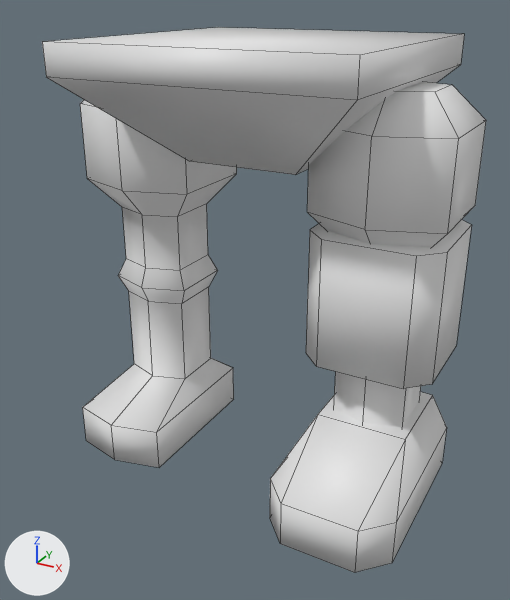
What one commit did to the Blender file 3D/mechs/lower/mech_lower_001.blend.
One viewpoint serves both versions: a 50 mm camera at (2.24, -4.27, 3.35) aimed at (-0.03, -0.15, 1.29). Arrows for +X, +Y and +Z are at lower left; the lights stay in place. Mesh edges are drawn as thin lines.

In view in the first picture: 'mech_lower_001', 'mech_lower_001_foot', 'mech_lower_001_knee'.
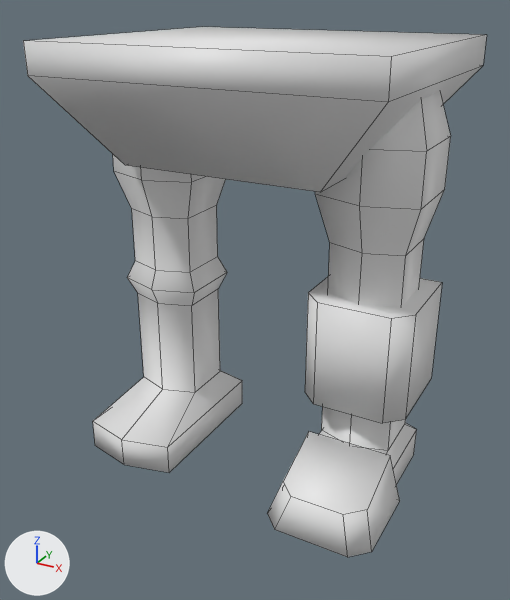
The change, as a diff of the scene's bpy script:
```diff
--- a/3D/mechs/lower/mech_lower_001.blend.py
+++ b/3D/mechs/lower/mech_lower_001.blend.py
@@ me_cube_004 @@
 # used by ob_mech_lower_001_knee; location = (0.896, 0.0, 2.756)
-me_cube_004.from_pydata(...)  # 14 vertices, 9 faces; spans x -0.44..0.444, y -0.441..0.443, z -1.705..-0.816
+me_cube_004.from_pydata(...)  # 12 vertices, 8 faces; spans x -0.369..0.369, y -0.377..0.361, z -2.044..-1.273
+# me_cube_004 part 1: the whole mesh is rebuilt
@@ me_cube_006 @@
 # used by ob_mech_lower_001; location = (0.0, 0.0, 0.0)
-me_cube_006.from_pydata(...)  # 132 vertices, 122 faces; spans x -1.34..1.34, y -0.99..0.99, z 0.01..3.07
+me_cube_006.from_pydata(...)  # 132 vertices, 122 faces; spans x -1.17..1.15, y -0.99..0.99, z 0.0..3.07
+# me_cube_006 part 2: 132 of 132 vertices moved; they spanned x -1.34..1.34, y -0.99..0.99, z 0.01..3.07 and now span x -1.17..1.15, y -0.99..0.99, z 0.0..3.07; mean shift (0.0, 0.0, -0.02); largest move (0.39, -0.39, 2.31) -> (0.69, -0.69, 2.31)
@@ me_cube_002 @@
 # used by ob_mech_lower_001_foot; location = (0.894, 0.242, 0.526)
-me_cube_002.from_pydata(...)  # 23 vertices, 20 faces; spans x -0.44..0.44, y -1.25..0.32, z -0.52..0.08
+me_cube_002.from_pydata(...)  # 12 vertices, 8 faces; spans x -0.38..0.38, y -1.16..-0.47, z -0.51..-0.1
+# me_cube_002 part 3: the whole mesh is rebuilt
@@ ob_mech_lower_001_knee @@
 ob_mech_lower_001_knee = bpy.data.objects.new('mech_lower_001_knee', me_cube_004)
-ob_mech_lower_001_knee.location = (0.896, 0.0, 2.756)
+ob_mech_lower_001_knee.location = (0.81, 0.0, 2.756)
@@ ob_mech_lower_001_foot @@
 ob_mech_lower_001_foot = bpy.data.objects.new('mech_lower_001_foot', me_cube_002)
-ob_mech_lower_001_foot.location = (0.894, 0.242, 0.526)
+ob_mech_lower_001_foot.location = (0.81, 0.242, 0.526)
```

Changed parts and their boxes (x1, y1, x2, y2) in the pictures (510 x 600 px):
'mech_lower_001', reshaped: before (42, 27, 486, 467); after (23, 27, 487, 484)
'mech_lower_001_knee', reshaped, moved (17% narrower, 14% shorter): before (306, 220, 472, 389); after (305, 277, 442, 423)
'mech_lower_001_foot', reshaped, moved: before (270, 392, 447, 573); after (267, 432, 400, 557)
